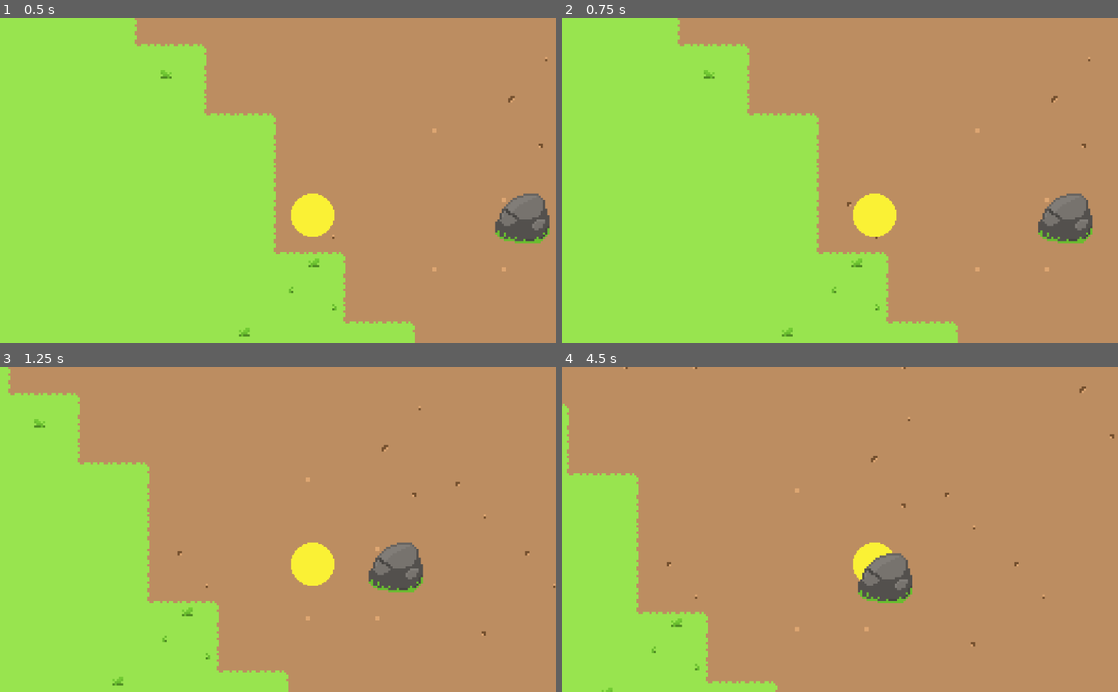
Above: before the commit, frames 1-4 (two rows, left to right).
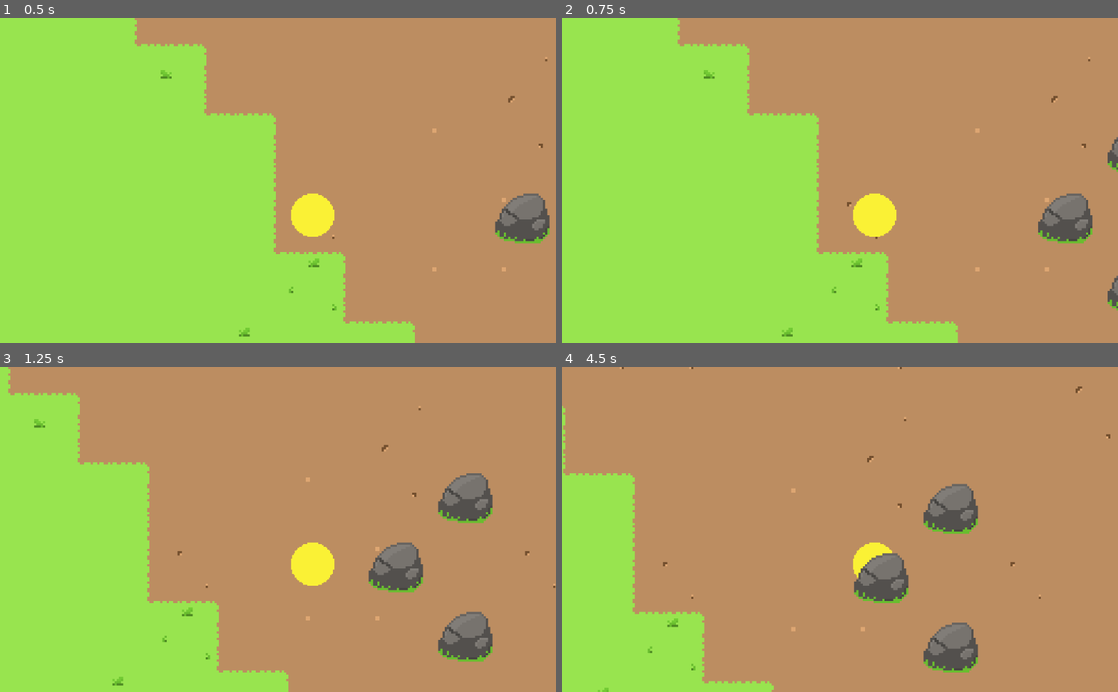
Above: after the commit, the same moments.

Repository: SkyMudder/Game
Game: Godot game, scene res://Main.tscn
The game is run twice, just before and just after one commit, with the same random seed, the same clock (stepped at 60 frames per second) and the same inputs.
Inputs (mouse positions are in pixels of both pictures, inside the frame that each line leads up to):
- Up to frame 1 (0.5 s): no input
- Up to frame 2 (0.75 s): tap Enter at 0.5 s; move the mouse to (962, 164) at 0.52 s; hold Right (ui_right) from 0.53 s (still down)
- Up to frame 3 (1.25 s): keep holding Right (ui_right)
- Up to frame 4 (4.5 s): move the mouse to (728, 545) at 1.27 s; release Right (ui_right) at 1.28 s; hold Down (ui_down) 1.28-2.03 s; move the mouse to (895, 458) at 2.02 s; hold Right (ui_right) 2.03-2.78 s; move the mouse to (812, 594) at 2.77 s; hold Up (ui_up) 2.78-3.53 s; move the mouse to (1006, 578) at 3.52 s; hold Left (ui_left) from 3.53 s (still down); move the mouse to (673, 480) at 4.27 s

Frame 1 is identical in both runs. In frame 2, 0.3% of the frame differs, in the area x 98-100%, y 36-90%; in frame 3, 2.4%; in frame 4, 4.1%, in the area x 0-100%, y 0-100%.

Commit message:
Minor Performance Improvement. nextToGenerate Array gets cleaned up on every Chunk Generation instead of every Frame

Diff:
--- a/Autoload/SpawnRates.gd
+++ b/Autoload/SpawnRates.gd
@@ -13,8 +13,8 @@
 
 const __dirt : int = 300
 const __grass : int = 200
-const __rock : int = 30
-const __tree : int = 30
+const __rock : int = 70
+const __tree : int = 70
 
 """Getters"""
 
--- a/Scripts/Player.gd
+++ b/Scripts/Player.gd
@@ -23,6 +23,7 @@
 
 	velocity = move_and_slide(velocity)
 	emit_signal("on_player_moved")
+	print(get_global_mouse_position())
 
 """Checks if the Player is close to a Chunk
 Close is defined by the Render Distance"""
--- a/Scripts/TileMap.gd
+++ b/Scripts/TileMap.gd
@@ -20,7 +20,7 @@
 """Updates every Frame
 Cleans up the nextToGenerate Array and updates the Bitmask Region"""
 func _process(_delta):
-	WorldVariables.updateNextToGenerate()
+	pass
 
 """Generates a Chunk and keeps track of the currently
 generated and next to generate Chunks"""
@@ -42,6 +42,7 @@
 		WorldVariables.setNextToGenerate(rootDown)
 	if !WorldVariables.getGeneratedChunks().has(rootUp):
 		WorldVariables.setNextToGenerate(rootUp)
+	WorldVariables.updateNextToGenerate()
 
 """Creates a noise texture to generate specific tiles based on the noise value"""
 func createNoiseAndGenerate(root):
